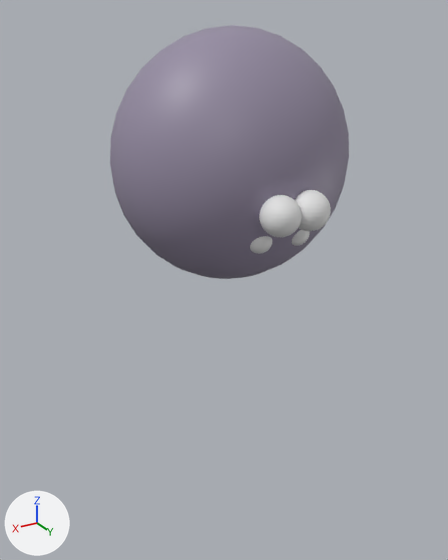
What one commit did to the Blender file blender_animations/seal_explode_par1.blend.
Rendered twice from a 50 mm camera at (2.65, 4.8, 3.52) aimed at (-0.06, 0.28, 1.26). Lighting does not change. The marker at lower left points along +X, +Y and +Z. The older version comes first.
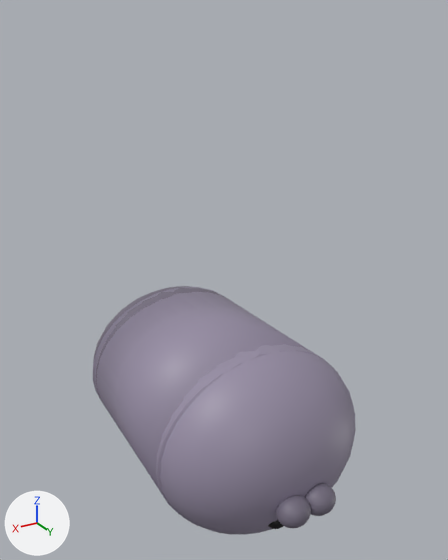
What differs and where, as boxes (x1, y1, x2, y2) in the pictures (448 x 560 px):
'Sphere', moved, rescaled (16% narrower, 25% shorter): before (110, 25, 349, 279); after (156, 344, 356, 535)
'Cylinder', added: after (93, 287, 332, 515)
'Sphere.002', recoloured, moved, rescaled (18% narrower, 21% shorter): before (259, 195, 302, 237); after (276, 495, 311, 528)
'Sphere.001', recoloured, moved, rescaled (14% narrower, 19% shorter): before (295, 190, 331, 231); after (305, 483, 336, 516)
'Sphere.005', added (mostly hidden): after (93, 286, 228, 403)
'Sphere.003', recoloured, moved, rescaled: before (250, 236, 272, 254); after (268, 520, 283, 529)
'Sphere.004', moved, recoloured (not visible afterwards): before (292, 230, 310, 246)

What changed in the scene script:
```text
Add mat_material_003:
    mat_material_003 = principled_material('Material.003')
    mat_material_003.base_color = (0.0, 0.0, 0.0)  # black #000000
Add mat_material_002:
    mat_material_002 = principled_material('Material.002')
    mat_material_002.base_color = (0.173, 0.151, 0.208)  # grey #736c7e
Change me_sphere_001:
    where me_sphere_001.from_pydata(...)  # 482 vertices, 512 faces; spans x -1.0..1.0, y -1.0..1.0, z -1.0..1.0
    add me_sphere_001.materials.append(mat_material_002)  # grey #736c7e
Change me_sphere_002:
    where me_sphere_002.from_pydata(...)  # 482 vertices, 512 faces; spans x -1.0..1.0, y -1.0..1.0, z -1.0..1.0
    add me_sphere_002.materials.append(mat_material_002)  # grey #736c7e
Change me_sphere_003:
    where me_sphere_003.from_pydata(...)  # 482 vertices, 512 faces; spans x -1.0..1.0, y -1.0..1.0, z -1.0..1.0
    add me_sphere_003.materials.append(mat_material_003)  # black #000000
Change me_sphere_004:
    where me_sphere_004.from_pydata(...)  # 482 vertices, 512 faces; spans x -1.0..1.0, y -1.0..1.0, z -1.0..1.0
    add me_sphere_004.materials.append(mat_material_003)  # black #000000
Add me_sphere_005:
    me_sphere_005.from_pydata(...)  # a UV sphere (32 segments, 16 rings, poles along z) spanning x -1.0..1.0, y -1.0..1.0, z -1.0..1.0
    me_sphere_005.polygons.foreach_set('use_smooth', [True] * 512)
    me_sphere_005.materials.append(mat_material_002)  # grey #736c7e
Add me_cylinder:
    me_cylinder.from_pydata(...)  # a 32-sided cut cone along z (radius 1.0 at the low end, 0.94 at the high end) spanning x -1.0..1.0, y -1.0..1.0, z -1.0..1.0
    me_cylinder.polygons.foreach_set('use_smooth', [True] * 34)
    me_cylinder.materials.append(mat_material_001)  # grey #968ca3
Change ob_sphere:
    ob_sphere.location: (0.0, 0.503, 2.439) -> (0.0, 0.944, -0.025)
    ob_sphere.scale: (1.0, 0.85, 1.0) -> (1.0, 0.744, 0.865)
Change ob_sphere_001:
    ob_sphere_001.location: (-0.129, 1.378, 2.2) -> (-0.129, 1.709, -0.232)
    ob_sphere_001.scale: (0.15, 0.15, 0.15) -> (0.15, 0.131, 0.13)
Change ob_sphere_002:
    ob_sphere_002.location: (0.135, 1.378, 2.2) -> (0.135, 1.709, -0.232)
    ob_sphere_002.scale: (0.15, 0.15, 0.15) -> (0.15, 0.131, 0.13)
Change ob_sphere_003:
    ob_sphere_003.location: (0.173, 1.175, 1.966) -> (0.173, 1.531, -0.435)
    ob_sphere_003.scale: (0.1, 0.1, 0.1) -> (0.1, 0.0875, 0.0865)
Change ob_sphere_004:
    ob_sphere_004.location: (-0.175, 1.174, 1.964) -> (-0.175, 1.531, -0.437)
Add ob_sphere_005:
    ob_sphere_005 = bpy.data.objects.new('Sphere.005', me_sphere_005)
    ob_sphere_005.location = (0.0, -0.63, -0.025)
    ob_sphere_005.scale = (0.95, 0.744, 0.822)
Add ob_cylinder:
    ob_cylinder = bpy.data.objects.new('Cylinder', me_cylinder)
    ob_cylinder.location = (0.0, 0.124, -0.027)
    ob_cylinder.rotation_euler = (1.571, 0.0, 0.0)  # degrees (90, 0, 0)
    ob_cylinder.scale = (1.0, 0.865, 0.875)
```
